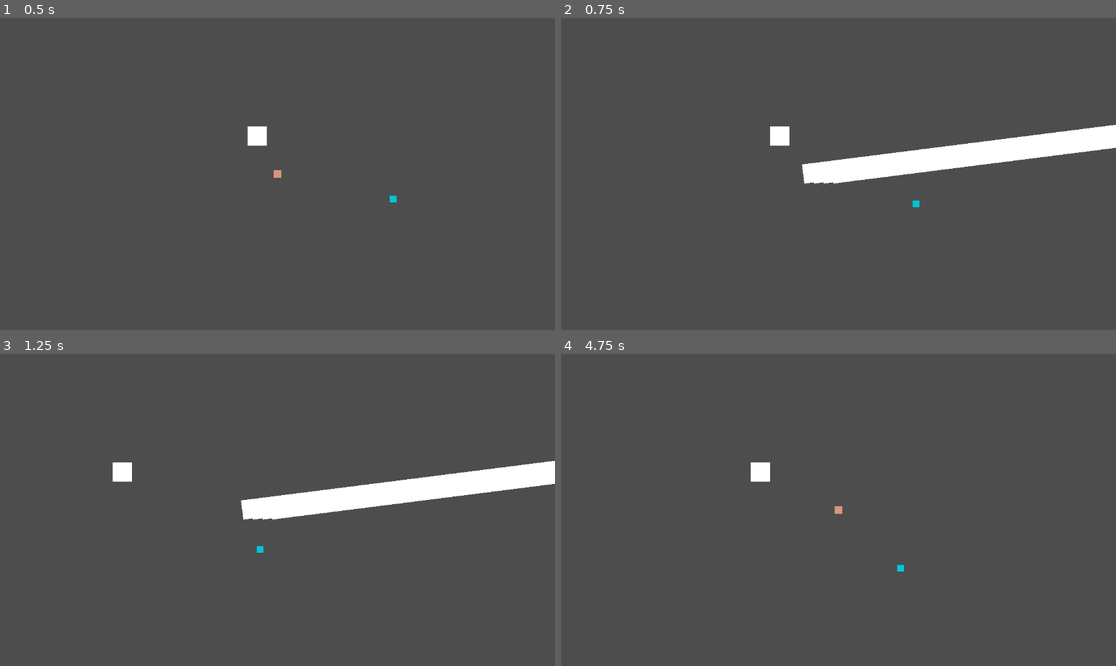
Above: before the commit, frames 1-4 (two rows, left to right).
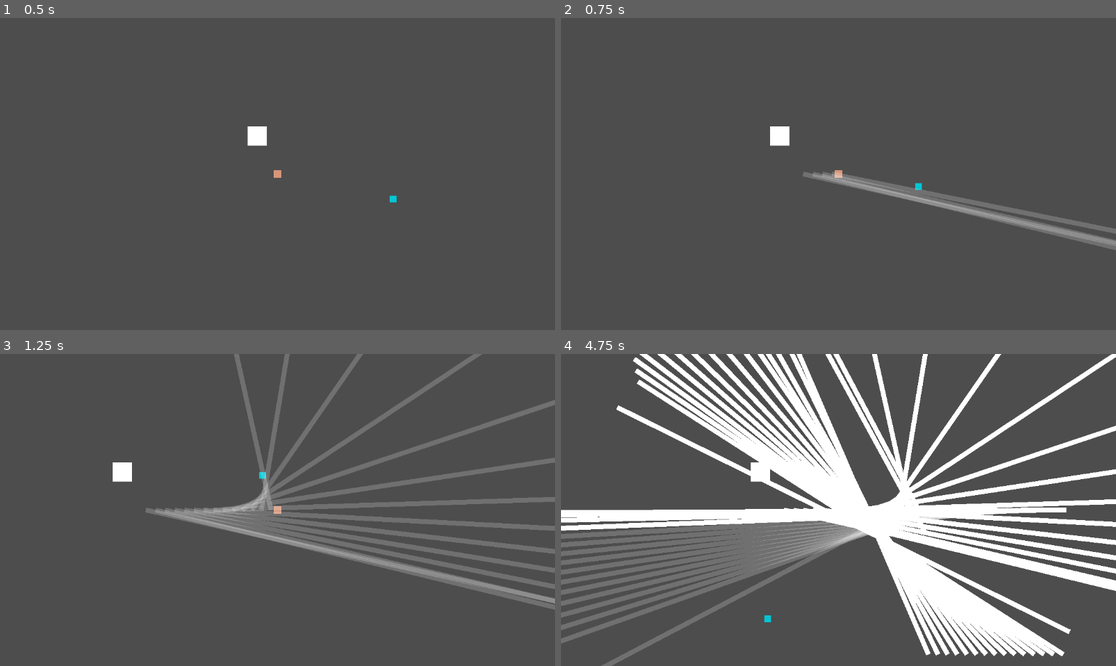
Above: after the commit, the same moments.

Repository: Simon014/PSLR2-Dungeon-Danmaku-Engine
Game: Godot game, scene res://RootScene.tscn
Two runs of this game, one before a commit and one after it. Both use one fixed random seed, a clock stepped at 60 frames per second and the inputs below.
Inputs (mouse positions are in pixels of both pictures, inside the frame that each line leads up to):
- Up to frame 1 (0.5 s): no input
- Up to frame 2 (0.75 s): tap Enter at 0.5 s; move the mouse to (960, 158) at 0.52 s; press the mouse at (960, 158) at 0.53 s; hold D (right) from 0.53 s (still down)
- Up to frame 3 (1.25 s): keep holding D (right)
- Up to frame 4 (4.75 s): move the mouse to (727, 525) at 1.27 s; release D (right) at 1.28 s; release the mouse at (727, 525) at 1.28 s; hold S (down) 1.28-2.03 s; click (727, 525) at 1.35 s; move the mouse to (894, 441) at 2.02 s; press the mouse at (894, 441) at 2.03 s; hold D (right) 2.03-2.78 s; move the mouse to (810, 572) at 2.77 s; release the mouse at (810, 572) at 2.78 s; hold W (up) 2.78-3.53 s; click (810, 572) at 2.85 s; move the mouse to (1005, 556) at 3.52 s; press the mouse at (1005, 556) at 3.53 s; hold A (left) from 3.53 s (still down); move the mouse to (672, 463) at 4.27 s; release the mouse at (672, 463) at 4.28 s; click (672, 463) at 4.35 s

Frame 1 is identical in both runs. In frame 2, 6.3% of the frame differs, in the area x 43-100%, y 34-75%; in frame 3, 13%; in frame 4, 35%, in the area x 0-100%, y 0-100%.

Commit message:
lazer stuff done
and that is all the bullet core functions complete.

Diff:
--- a/pslr-2-dungeon-danmaku-engine/Entities/bullets/lazer/lazer.gd
+++ b/pslr-2-dungeon-danmaku-engine/Entities/bullets/lazer/lazer.gd
@@ -3,17 +3,31 @@
 @export var damage = 10
 var direction
 @export var TTL = 5
-@export var width = 1
+@export var width = 0.25
+@export var warningtime = 1
+@export var color = Color(255,255,255,0.2)
 
 func _ready() -> void:
 	rotate(direction.angle() - PI/2)
 	$TTL.wait_time = TTL
 	$CollisionShape2D.disabled = false
-	scale = Vector2(width,width)
+	scale = Vector2(width,1)
 	name = "lazer"
+	$ColorRect.color = color
 	$TTL.start()
+	$TTLWARN.wait_time = warningtime
+	$TTLWARN.start()
+
 
 
 func _on_ttl_timeout() -> void:
 	queue_free()
 	pass # Replace with function body.
+
+
+func _on_ttlwarn_timeout() -> void:
+	$ColorRect.color = Color(255,255,255,1)
+	pass # Replace with function body.
+
+func isactive():
+	return $TTLWARN.time_left == 0
--- a/pslr-2-dungeon-danmaku-engine/Entities/bullets/lazer/lazer.tscn
+++ b/pslr-2-dungeon-danmaku-engine/Entities/bullets/lazer/lazer.tscn
@@ -1,42 +1,6 @@
 [gd_scene format=3 uid="uid://r6gfk2tnng3l"]
 
 [ext_resource type="Script" uid="uid://btogcw64vb6d5" path="res://Entities/bullets/lazer/lazer.gd" id="1_8kuny"]
-
-[sub_resource type="Animation" id="Animation_7d5bh"]
-length = 0.001
-tracks/0/type = "value"
-tracks/0/imported = false
-tracks/0/enabled = true
-tracks/0/path = NodePath("ColorRect:color:a")
-tracks/0/interp = 1
-tracks/0/loop_wrap = true
-tracks/0/keys = {
-"times": PackedFloat32Array(0),
-"transitions": PackedFloat32Array(1),
-"update": 1,
-"values": [1.0]
-}
-
-[sub_resource type="Animation" id="Animation_8kuny"]
-resource_name = "shoot"
-tracks/0/type = "value"
-tracks/0/imported = false
-tracks/0/enabled = true
-tracks/0/path = NodePath("ColorRect:color:a")
-tracks/0/interp = 1
-tracks/0/loop_wrap = true
-tracks/0/keys = {
-"times": PackedFloat32Array(0, 1),
-"transitions": PackedFloat32Array(2.2973874, 0.15932012),
-"update": 0,
-"values": [0.0, 0.5]
-}
-
-[sub_resource type="AnimationLibrary" id="AnimationLibrary_pakwb"]
-_data = {
-&"RESET": SubResource("Animation_7d5bh"),
-&"shoot": SubResource("Animation_8kuny")
-}
 
 [sub_resource type="RectangleShape2D" id="RectangleShape2D_7d5bh"]
 size = Vector2(40, 1049)
@@ -50,9 +14,7 @@
 offset_left = -20.0
 offset_right = 20.0
 offset_bottom = 1049.0
-
-[node name="AnimationPlayer" type="AnimationPlayer" parent="." unique_id=910938473]
-libraries/ = SubResource("AnimationLibrary_pakwb")
+color = Color(1, 1, 1, 0)
 
 [node name="TTL" type="Timer" parent="." unique_id=2021760951]
 one_shot = true
@@ -61,4 +23,8 @@
 position = Vector2(0, 524.5)
 shape = SubResource("RectangleShape2D_7d5bh")
 
+[node name="TTLWARN" type="Timer" parent="." unique_id=2041301145]
+one_shot = true
+
 [connection signal="timeout" from="TTL" to="." method="_on_ttl_timeout"]
+[connection signal="timeout" from="TTLWARN" to="." method="_on_ttlwarn_timeout"]
--- a/pslr-2-dungeon-danmaku-engine/Entities/partner/PartnerController.gd
+++ b/pslr-2-dungeon-danmaku-engine/Entities/partner/PartnerController.gd
@@ -57,9 +57,7 @@
 				movementvector -= position.direction_to(i.position) * 0.1/position.distance_to(i.position)
 		if (i.name.contains("lazer")):
 			var distToLazer = position.distance_to(i.position)*(asin(i.position.direction_to(position).angle() - i.direction.angle()))
-			print(distToLazer)
-			print(i.position.direction_to(position).angle() - i.direction.angle())
-			if (abs(distToLazer) < i.width * 20):
+			if ((abs(distToLazer) < i.width * 20) and i.isactive()):
 				$StunCD.start()
 			elif(i.position.direction_to(position).angle() - i.direction.angle() > 0):
 				movementvector += Vector2.from_angle(i.direction.angle() + PI/2)
@@ -67,6 +65,8 @@
 			elif(i.position.direction_to(position).angle() - i.direction.angle() < 0):
 				movementvector += Vector2.from_angle(i.direction.angle() - PI/2)
 				pass
+			else:
+				movementvector += Vector2.from_angle(i.direction.angle() - PI/2)
 			#calc direction and distance to origin
 			#calc perpendicular angle to lazer, from kemoko (and if needed, do it depending on where Kemoko is against the direction of the lazer.
 			#find the angle between the perpendicular and the origin, then calculate distance to lazer invisible line.
--- a/pslr-2-dungeon-danmaku-engine/Entities/player/PlayerController.gd
+++ b/pslr-2-dungeon-danmaku-engine/Entities/player/PlayerController.gd
@@ -3,8 +3,8 @@
 func attack():
 	var bullet = load("res://Entities/bullets/lazer/lazer.tscn").instantiate()
 	bullet.position = position
-	bullet.TTL = 0.2
-	bullet.direction = position.direction_to(get_global_mouse_position())
+	bullet.TTL = 5
+	bullet.direction = position.direction_to(corePartnerVars.position)
 	get_parent().add_child(bullet)
 	pass
 
